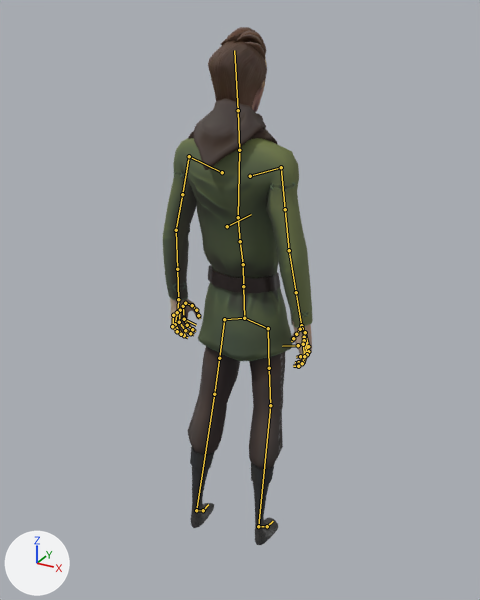
Two versions of the Blender file Victor/Character Animation/ThirdPerson/Locomotion_3rdPerson_1.blend, one commit apart.
Camera for both pictures: a camera (50 mm lens) standing at (0.966, -1.785, 1.863) and looking at (-0.032, 0.029, 0.956). The lights are fixed; the arrows at lower left show +X, +Y and +Z. The bones that bend it are drawn over the model as lines.

Names of what the first picture shows: 'mc_body.001', 'mc_clothing.003', 'mc_clothing.004'.
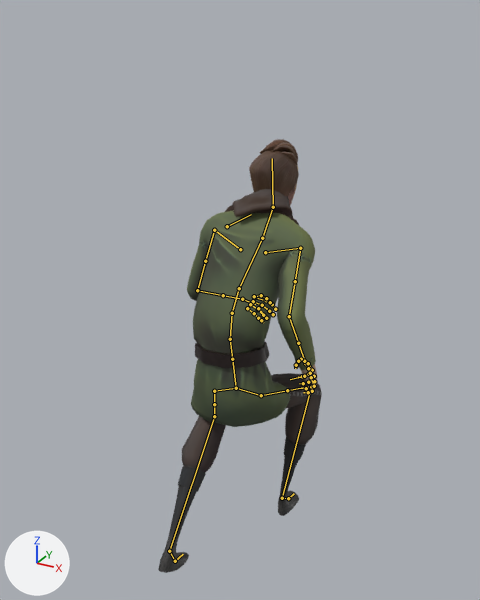
The newer file adds an action. The first version stands in its rest pose; the second is drawn at frame 25 of the action 'Crouch'.

Location of each change, [x1, y1, x2, y2] in pixels of the pictures (480 x 600 px):
'mc_clothing.003', posed (14% narrower, 9% shorter): before [163, 98, 313, 361]; after [187, 189, 316, 427]
'mc_clothing.004', posed: before [187, 346, 285, 545]; after [158, 373, 322, 573]
'mc_body.001', posed: before [170, 27, 312, 368]; after [249, 139, 317, 395]

What the commit changed:
Bone 'CTRL_COG.001' (bone_ctrl_cog_001) moves from (-0.003, 0.0, 0.0) to (0.0, -0.227, 0.094).
Bone 'CTRL_Hips.001' (bone_ctrl_hips_001) turns from (0, 0, 2) to (3, 11, 3) degrees about its own x, y and z.
Bone 'CTRL_FK_Torso.001' (bone_ctrl_fk_torso_001) turns from (1, 0, 1) to (-23, 0, 1) degrees about its own x, y and z.
Bone 'CTRL_FK_Torso.002' (bone_ctrl_fk_torso_002) turns from (-1, 0, -1) to (-20, 0, -1) degrees about its own x, y and z.
Bone 'CTRL_FK_Torso.003' (bone_ctrl_fk_torso_003) turns from (-5, 0, 0) to (-12, -5, 1) degrees about its own x, y and z.
Bone 'FK_Bicep.L.001' (bone_fk_bicep_l_001) turns from (1, -1, 61) to (-44, 7, 43) degrees about its own x, y and z.
Bone 'FK_ForeArm.L.001' (bone_fk_forearm_l_001) turns from (16, 0, 0) to (-44, 0, 0) degrees about its own x, y and z.
Bone 'FK_Hand.L.001' (bone_fk_hand_l_001) turns from (-8, 3, -18) to (0, 11, 0) degrees about its own x, y and z.
Bone 'FK_Bicep.R.001' (bone_fk_bicep_r_001) turns from (2, 0, -62) to (-6, 5, -59) degrees about its own x, y and z.
Bone 'FK_ForeArm.R.001' (bone_fk_forearm_r_001) turns from (12, 0, 0) to (-51, 0, 0) degrees about its own x, y and z.
Bone 'FK_Hand.R.001' (bone_fk_hand_r_001) turns from (-6, -15, 17) to (-11, -21, 21) degrees about its own x, y and z.
Bone 'CTRL_foot.L.001' (bone_ctrl_foot_l_001) moves from (-0.077, 0.0, -0.007) to (-0.03, 0.004, 0.272).
Bone 'CTRL_foot.L.001' (bone_ctrl_foot_l_001) turns from (0, 8, 2) to (0, 0, 0) degrees about its own x, y and z.
Bone 'CTRL_footRoll.L.001' (bone_ctrl_footroll_l_001) turns from (0, 0, 0) to (-29, 0, 0) degrees about its own x, y and z.
Bone 'CTRL_foot.R.001' (bone_ctrl_foot_r_001) moves from (-0.01, 0.0, -0.048) to (-0.003, 0.0, -0.234).
Bone 'CTRL_foot.R.001' (bone_ctrl_foot_r_001) turns from (0, -2, 0) to (0, 0, 0) degrees about its own x, y and z.
Bone 'CTRL_FK_Index.L.002' (bone_ctrl_fk_index_l_002) turns from (-15, 0, 0) to (-27, 0, 0) degrees about its own x, y and z.
Bone 'CTRL_FK_Ring.L.002' (bone_ctrl_fk_ring_l_002) turns from (-38, 0, 0) to (-27, 0, 0) degrees about its own x, y and z.
Bone 'CTRL_FK_Ring.L.003' (bone_ctrl_fk_ring_l_003) turns from (-9, 0, 0) to (-25, 0, 0) degrees about its own x, y and z.
Bone 'CTRL_FK_Thumb.L.002' (bone_ctrl_fk_thumb_l_002) turns from (-13, 0, 0) to (-19, 0, 0) degrees about its own x, y and z.
Bone 'CTRL_FK_Pinky.L.002' (bone_ctrl_fk_pinky_l_002) turns from (-54, 0, 0) to (-27, 0, 0) degrees about its own x, y and z.
Bone 'CTRL_FK_Index.R.002' (bone_ctrl_fk_index_r_002) turns from (-14, 0, 0) to (-29, 0, 0) degrees about its own x, y and z.
Bone 'CTRL_FK_Index.R.004' (bone_ctrl_fk_index_r_004) turns from (-24, 0, 0) to (-29, 0, 0) degrees about its own x, y and z.
Bone 'CTRL_FK_Middle.R.002' (bone_ctrl_fk_middle_r_002) turns from (-17, 0, 0) to (-29, 0, 0) degrees about its own x, y and z.
Bone 'CTRL_FK_Middle.R.004' (bone_ctrl_fk_middle_r_004) turns from (-19, 0, 0) to (-29, 0, 0) degrees about its own x, y and z.
Bone 'CTRL_FK_Ring.R.003' (bone_ctrl_fk_ring_r_003) turns from (-13, 0, 0) to (-29, 0, 0) degrees about its own x, y and z.
Bone 'CTRL_FK_Ring.R.004' (bone_ctrl_fk_ring_r_004) turns from (-10, 0, 0) to (-29, 0, 0) degrees about its own x, y and z.
Bone 'CTRL_FK_Thumb.R.002' (bone_ctrl_fk_thumb_r_002) turns from (-21, 0, 0) to (-8, 0, 0) degrees about its own x, y and z.
Bone 'CTRL_FK_Thumb.R.003' (bone_ctrl_fk_thumb_r_003) turns from (-19, 0, 0) to (-33, 0, 0) degrees about its own x, y and z.
Bone 'CTRL_FK_Pinky.R.003' (bone_ctrl_fk_pinky_r_003) turns from (-20, 0, 0) to (-29, 0, 0) degrees about its own x, y and z.
Bone 'CTRL_FK_Neck.001' (bone_ctrl_fk_neck_001) turns from (7, 0, 0) to (9, 0, 0) degrees about its own x, y and z.
Bone 'CTRL_FK_Head.001' (bone_ctrl_fk_head_001) turns from (10, 0, -1) to (50, 3, 0) degrees about its own x, y and z.
Bone 'DEF_Shoulder.L.002' (bone_def_shoulder_l_002) turns from (-15, 0, 0) to (0, 0, 0) degrees about its own x, y and z.
Bone 'DEF_Shoulder.R.002' (bone_def_shoulder_r_002) turns from (-13, 0, 0) to (-25, 0, 0) degrees about its own x, y and z.
